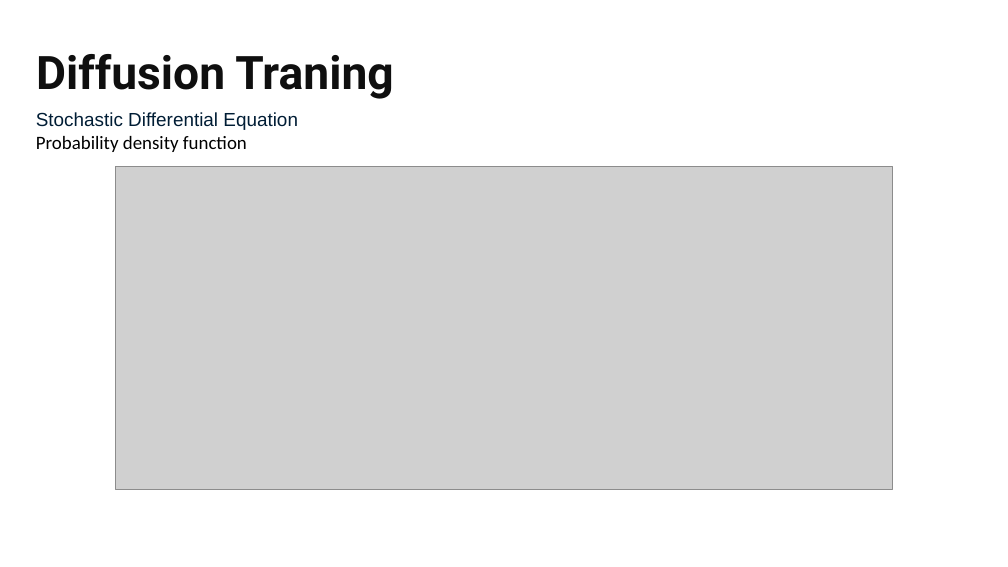
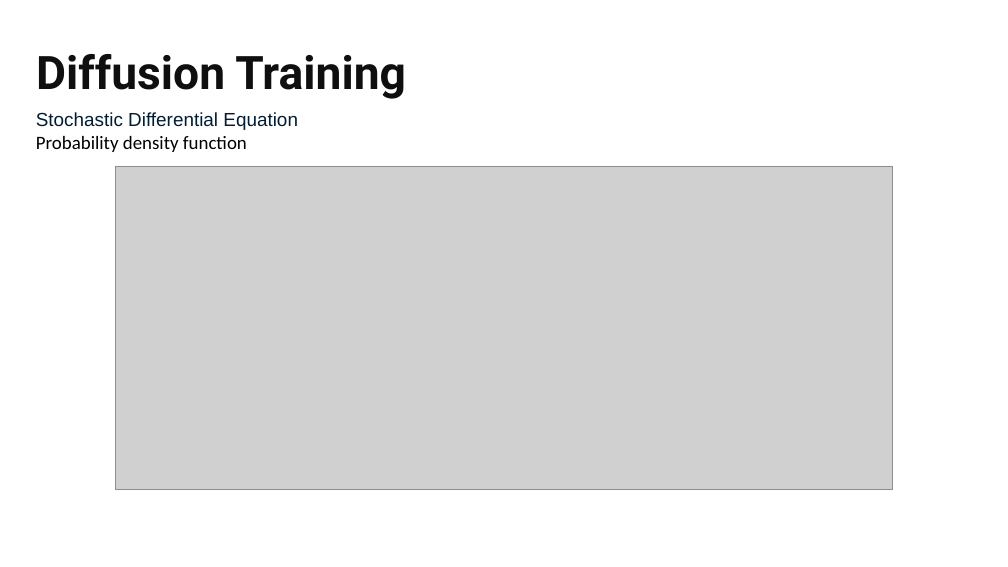
Before and after one commit to jasonfghx/lilicoco, a slide deck: slide 4 of diffusion書報/DDPM.pptx. Drawn at 1008x567 pixels with LibreOffice and Linux fonts; fonts in the diff are those of the drawing; grey boxes stand for pictures. Boxes give left, top, right and bottom in pixels: in the first picture for what was removed or moved away, otherwise in the second. Text is boxed around its words. In the diff, an @@ line names an element or a change of style, - is before the commit and + after.

```diff
--- a/diffusion書報/DDPM.pptx
+++ b/diffusion書報/DDPM.pptx
@@ title at [36,54,406,99]: text changed @@
-Diffusion Traning
+Diffusion Training
```
Also in this commit, not shown: 3 other slides changed, 1 slide removed.
